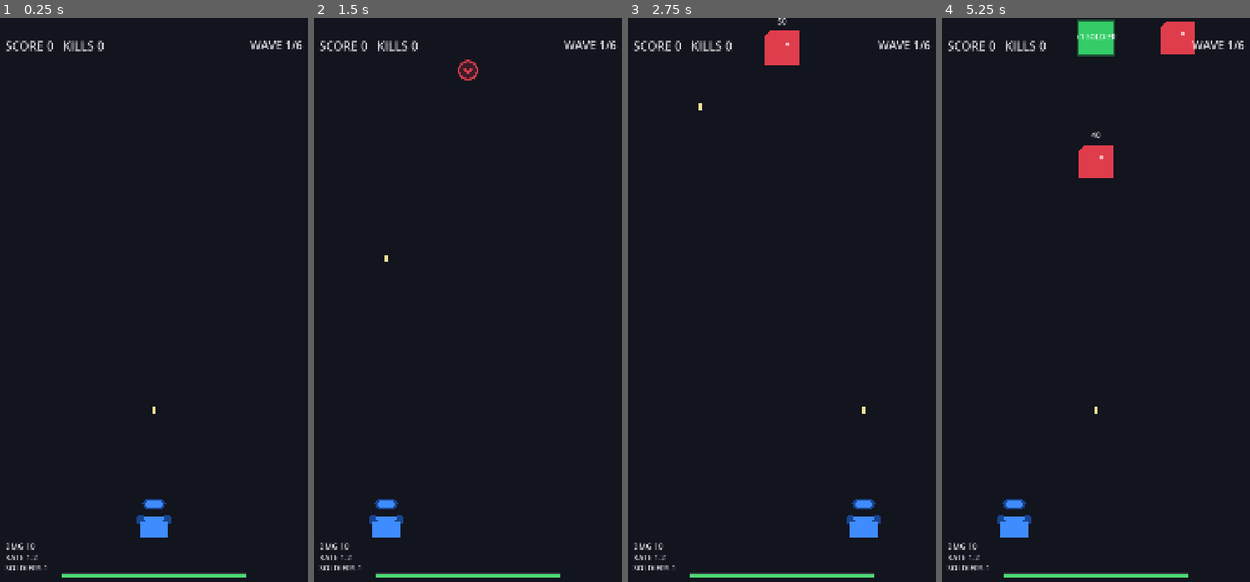
Above: before the commit, frames 1-4 (left to right).
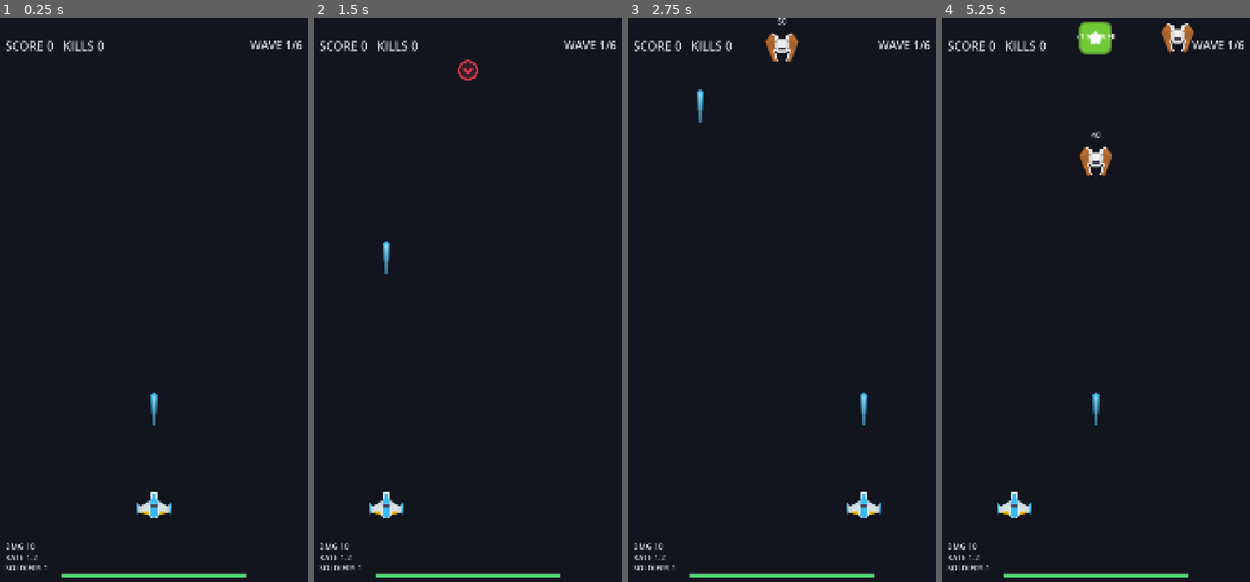
Above: after the commit, the same moments.

Repository: ScriptByFei/kernwerk-godot
Game: Godot game, scene res://scenes/game/game.tscn
Two runs of this game, one before a commit and one after it. Both use one fixed random seed, a clock stepped at 60 frames per second and the inputs below.
Inputs (mouse positions are in pixels of both pictures, inside the frame that each line leads up to):
- Up to frame 1 (0.25 s): no input
- Up to frame 2 (1.5 s): tap Enter at 0.5 s; move the mouse to (538, 277) at 0.52 s; hold D (lane_right) 0.53-1.25 s; hold 1 (lane_1) 0.53-1.25 s; click (538, 277) at 0.67 s; drag from (403, 339) to (452, 424) at 1.27 s
- Up to frame 3 (2.75 s): move the mouse to (815, 181) at 2.02 s; hold D (lane_right) from 2.03 s (still down); hold 3 (lane_3) from 2.03 s (still down)
- Up to frame 4 (5.25 s): release D (lane_right) at 2.75 s; release 3 (lane_3) at 2.75 s; drag from (1080, 424) to (997, 221) at 2.77 s; move the mouse to (1194, 395) at 3.52 s; hold A (lane_left) 3.53-4.25 s; hold 2 (lane_2) 3.53-4.25 s; drag from (997, 221) to (1046, 164) at 4.27 s; move the mouse to (1111, 311) at 5.02 s; hold A (lane_left) from 5.03 s (still down); hold 1 (lane_1) from 5.03 s (still down); click (1111, 311) at 5.17 s

The runs differ from the first frame. In frame 1, 0.8% of the frame differs, in the area x 44-56%, y 66-93%; in frame 2, 0.8%; in frame 3, 1.6%; in frame 4, 2.9%, in the area x 17-83%, y 0-93%.

Commit message:
feat: phase 8.5b — PNG sprites replace vector visuals (CC0 Kenney, boss recolored violet)
- player/grunt/runner/tank/boss/bullet/upgrade as Sprite2D with per-asset scale
- Boss PNG recolored to archetype violet via Pillow, alpha noise cleaned
- Hitboxes/gameplay untouched (hit_detection, HITBOX_HALF_W/H unchanged)
- All 17 test suites green

Diff:
--- a/scripts/enemies/enemy.gd
+++ b/scripts/enemies/enemy.gd
@@ -14,10 +14,12 @@
 var _flash_rect: Polygon2D
 var _hp_label: Label
 var _wobble_tween: Tween
+var _sprite: Sprite2D
 
-const DETAIL_LIGHT := Color(1.0, 0.92, 0.9, 0.72)
-const TANK_ARMOR_COLOR := Color(0.92, 0.42, 0.30, 0.9)
-const BOSS_CORE_COLOR := Color(0.82, 0.56, 0.92, 0.78)
+const GRUNT_TEXTURE := preload("res://assets/sprites/grunt.png")
+const RUNNER_TEXTURE := preload("res://assets/sprites/runner.png")
+const TANK_TEXTURE := preload("res://assets/sprites/tank.png")
+const BOSS_TEXTURE := preload("res://assets/sprites/boss.png")
 
 func _ready() -> void:
 	super._ready()
@@ -36,41 +38,23 @@
 var configure_label := false  # Headless-Tests ohne Szene: Labels optional
 
 func _build_visual() -> void:
-	var definition := EnemyArchetypeData.get_definition(enemy_type)
-	var body := Polygon2D.new()
-	body.color = definition["color"]
+	_sprite = Sprite2D.new()
+	_sprite.name = "Sprite"
 	match enemy_type:
 		EnemyArchetypeData.RUNNER:
-			# Raute mit seitlichen Flügeln = schnell und leicht.
-			body.polygon = PackedVector2Array([Vector2(0, -67), Vector2(48, 0), Vector2(0, 67), Vector2(-48, 0)])
+			_sprite.texture = RUNNER_TEXTURE
+			_sprite.scale = Vector2.ONE * 0.92
 		EnemyArchetypeData.TANK:
-			# Breiter Block = langsam und widerstandsfähig.
-			body.polygon = PackedVector2Array([Vector2(-76, -51), Vector2(76, -51), Vector2(76, 51), Vector2(-76, 51)])
+			_sprite.texture = TANK_TEXTURE
+			_sprite.scale = Vector2.ONE * 1.47
 		EnemyArchetypeData.BOSS:
-			body.polygon = PackedVector2Array([Vector2(-55, -85), Vector2(55, -85), Vector2(85, -55), Vector2(85, 55), Vector2(55, 85), Vector2(-55, 85), Vector2(-85, 55), Vector2(-85, -55)])
+			_sprite.texture = BOSS_TEXTURE
+			_sprite.scale = Vector2.ONE * 1.75
 		_:
-			# Die abgeschnittene Ecke macht den Standardgegner weniger generisch.
-			body.polygon = PackedVector2Array([Vector2(-38, -55), Vector2(55, -55), Vector2(55, 55), Vector2(-55, 55), Vector2(-55, -38)])
-	add_child(body)
-	match enemy_type:
-		EnemyArchetypeData.GRUNT:
-			_add_detail(PackedVector2Array([Vector2(14, -18), Vector2(24, -18), Vector2(24, -8), Vector2(14, -8)]), DETAIL_LIGHT)
-		EnemyArchetypeData.RUNNER:
-			_add_detail(PackedVector2Array([Vector2(-43, -18), Vector2(-67, 0), Vector2(-43, 18)]), DETAIL_LIGHT)
-			_add_detail(PackedVector2Array([Vector2(43, -18), Vector2(67, 0), Vector2(43, 18)]), DETAIL_LIGHT)
-		EnemyArchetypeData.TANK:
-			_add_detail(PackedVector2Array([Vector2(-58, -9), Vector2(58, -9), Vector2(58, 9), Vector2(-58, 9)]), TANK_ARMOR_COLOR)
-			for corner in [Vector2(-61, -36), Vector2(61, -36), Vector2(-61, 36), Vector2(61, 36)]:
-				_add_detail(PackedVector2Array([corner + Vector2(-6, -6), corner + Vector2(6, -6), corner + Vector2(6, 6), corner + Vector2(-6, 6)]), DETAIL_LIGHT)
-		EnemyArchetypeData.BOSS:
-			_add_detail(PackedVector2Array([Vector2(-19, -30), Vector2(19, -30), Vector2(30, -19), Vector2(30, 19), Vector2(19, 30), Vector2(-19, 30), Vector2(-30, 19), Vector2(-30, -19)]), BOSS_CORE_COLOR)
+			_sprite.texture = GRUNT_TEXTURE
+			_sprite.scale = Vector2.ONE * 1.18
+	add_child(_sprite)
 	build_label()
-
-func _add_detail(points: PackedVector2Array, detail_color: Color) -> void:
-	var detail := Polygon2D.new()
-	detail.polygon = points
-	detail.color = detail_color
-	add_child(detail)
 
 func build_label() -> void:
 	# HP-Label über dem Kopf — nil-safe (Headless-Tests ohne Rendering)
@@ -103,7 +87,8 @@
 	if _flash_rect == null:
 		_flash_rect = Polygon2D.new()
 		_flash_rect.color = Color(1, 1, 1, 0.0)
-		_flash_rect.polygon = PackedVector2Array([Vector2(-57, -57), Vector2(57, -57), Vector2(57, 57), Vector2(-57, 57)])
+		var half_size := _sprite.texture.get_size() * _sprite.scale * 0.5
+		_flash_rect.polygon = PackedVector2Array([Vector2(-half_size.x, -half_size.y), Vector2(half_size.x, -half_size.y), Vector2(half_size.x, half_size.y), Vector2(-half_size.x, half_size.y)])
 		add_child(_flash_rect)
 	# Blitz: kurz aufblitzen und ausfaden
 	_flash_rect.color = Color(1, 1, 1, 0.55)
--- a/scripts/objects/upgrade_object.gd
+++ b/scripts/objects/upgrade_object.gd
@@ -10,8 +10,8 @@
 # sich so deutlich einsammelbarer an, ohne dass der Spieler pixelgenau zielen muss.
 const HITBOX_HALF_W := 100.0
 const HITBOX_HALF_H := 90.0
-const UPGRADE_GREEN := Color(0.2, 0.8, 0.4)
-const GLOW_GREEN := Color(0.2, 0.8, 0.4, 0.35)
+const UPGRADE_TEXTURE := preload("res://assets/sprites/upgrade.png")
+const UPGRADE_SPRITE_SCALE := 3.3
 
 func configure_upgrade(p_lane: int, p_type: String, speed: float) -> void:
 	setup_lane(p_lane)
@@ -21,15 +21,11 @@
 	_build_visual()
 
 func _build_visual() -> void:
-	# Das halbtransparente Außenquadrat bleibt als feiner Glow um den unveränderten Träger sichtbar.
-	var glow := Polygon2D.new()
-	glow.color = GLOW_GREEN
-	glow.polygon = PackedVector2Array([Vector2(-62, -62), Vector2(62, -62), Vector2(62, 62), Vector2(-62, 62)])
-	add_child(glow)
-	var body := Polygon2D.new()
-	body.color = UPGRADE_GREEN
-	body.polygon = PackedVector2Array([Vector2(-55, -55), Vector2(55, -55), Vector2(55, 55), Vector2(-55, 55)])
-	add_child(body)
+	var sprite := Sprite2D.new()
+	sprite.name = "Sprite"
+	sprite.texture = UPGRADE_TEXTURE
+	sprite.scale = Vector2.ONE * UPGRADE_SPRITE_SCALE
+	add_child(sprite)
 	var label := Label.new()
 	label.text = _display_text()
 	label.position = Vector2(-70, -20)
--- a/scripts/player/player.gd
+++ b/scripts/player/player.gd
@@ -8,8 +8,8 @@
 var _switch_tween: Tween
 var _last_viewport_size := Vector2.ZERO
 
-const SOLDIER_BLUE := Color(0.25, 0.55, 1.0)
-const SOLDIER_OUTLINE_BLUE := Color(0.10, 0.27, 0.56)
+const PLAYER_TEXTURE := preload("res://assets/sprites/player.png")
+const PLAYER_SPRITE_SCALE := 1.2
 
 @onready var touch: TouchInput = $TouchInput
 @onready var weapon: WeaponController = $WeaponController
@@ -24,22 +24,16 @@
 	set_process(true)
 
 func _build_visual() -> void:
-	# Der bestehende Soldier-Node bleibt der kompakte Torso; die Außenmaße bleiben unverändert.
-	var torso := get_node_or_null("Soldier") as Polygon2D
-	if torso == null:
-		return
-	torso.color = SOLDIER_BLUE
-	torso.polygon = PackedVector2Array([Vector2(-42, -8), Vector2(42, -8), Vector2(48, 62), Vector2(-48, 62)])
-	_add_visual_part(PackedVector2Array([Vector2(-60, -6), Vector2(-38, -18), Vector2(-31, 8), Vector2(-55, 17)]), SOLDIER_OUTLINE_BLUE)
-	_add_visual_part(PackedVector2Array([Vector2(60, -6), Vector2(38, -18), Vector2(31, 8), Vector2(55, 17)]), SOLDIER_OUTLINE_BLUE)
-	_add_visual_part(PackedVector2Array([Vector2(-28, -66), Vector2(28, -66), Vector2(38, -51), Vector2(28, -30), Vector2(-28, -30), Vector2(-38, -51)]), SOLDIER_OUTLINE_BLUE)
-	_add_visual_part(PackedVector2Array([Vector2(-22, -61), Vector2(22, -61), Vector2(30, -50), Vector2(22, -36), Vector2(-22, -36), Vector2(-30, -50)]), SOLDIER_BLUE)
-
-func _add_visual_part(points: PackedVector2Array, part_color: Color) -> void:
-	var part := Polygon2D.new()
-	part.polygon = points
-	part.color = part_color
-	add_child(part)
+	var old_soldier := get_node_or_null("Soldier")
+	if old_soldier:
+		remove_child(old_soldier)
+		old_soldier.queue_free()
+	var sprite := Sprite2D.new()
+	sprite.name = "Soldier"
+	sprite.texture = PLAYER_TEXTURE
+	sprite.scale = Vector2.ONE * PLAYER_SPRITE_SCALE
+	sprite.offset = Vector2(0, -PLAYER_TEXTURE.get_height() / 2.0)
+	add_child(sprite)
 
 func _process(_delta: float) -> void:
 	# Viewport kann sich im Web-Export dynamisch ändern (iOS-URL-Bar, Rotation).
--- a/scripts/projectiles/bullet.gd
+++ b/scripts/projectiles/bullet.gd
@@ -7,14 +7,15 @@
 var speed := GameConfig.BULLET_SPEED
 var _mark_for_free := false
 
-const BULLET_COLOR := Color(1.0, 0.94, 0.62, 0.94)
+const BULLET_TEXTURE := preload("res://assets/sprites/bullet.png")
+const BULLET_SPRITE_SCALE := 2.0
 
 func _ready() -> void:
-	# Spitze nach oben: die Flugrichtung bleibt auch in Bewegung lesbar.
-	var tip := Polygon2D.new()
-	tip.polygon = PackedVector2Array([Vector2(0, -18), Vector2(9, 4), Vector2(0, 18), Vector2(-9, 4)])
-	tip.color = BULLET_COLOR
-	add_child(tip)
+	var sprite := Sprite2D.new()
+	sprite.name = "Sprite"
+	sprite.texture = BULLET_TEXTURE
+	sprite.scale = Vector2.ONE * BULLET_SPRITE_SCALE
+	add_child(sprite)
 
 func _physics_process(delta: float) -> void:
 	position.y -= speed * delta
Binary file added: assets/sprites/boss.png
Not shown, added: assets/sprites/boss.png.import
Binary file added: assets/sprites/bullet.png
Not shown, added: assets/sprites/bullet.png.import
Binary file added: assets/sprites/grunt.png
Not shown, added: assets/sprites/grunt.png.import
Binary file added: assets/sprites/player.png
Not shown, added: assets/sprites/player.png.import
Binary file added: assets/sprites/runner.png
Not shown, added: assets/sprites/runner.png.import
Binary file added: assets/sprites/tank.png
Not shown, added: assets/sprites/tank.png.import
(and 7 more such lines)
